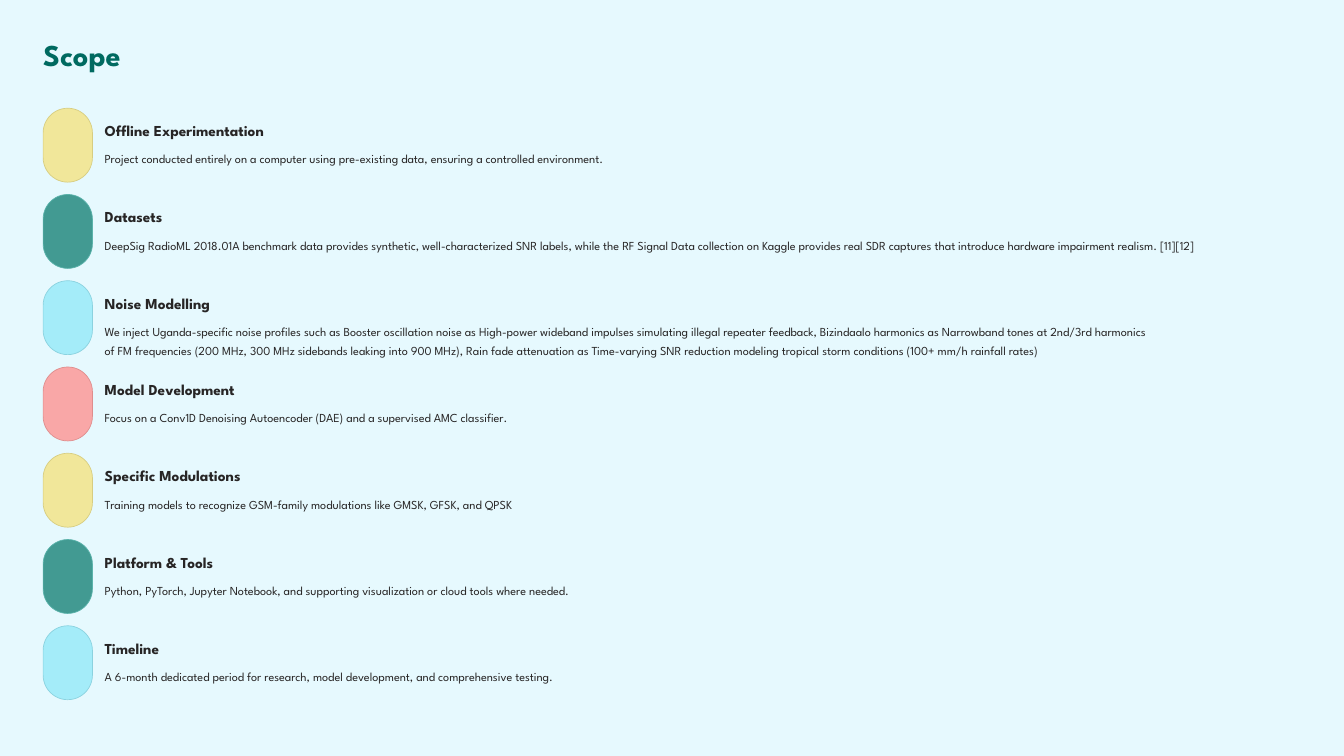
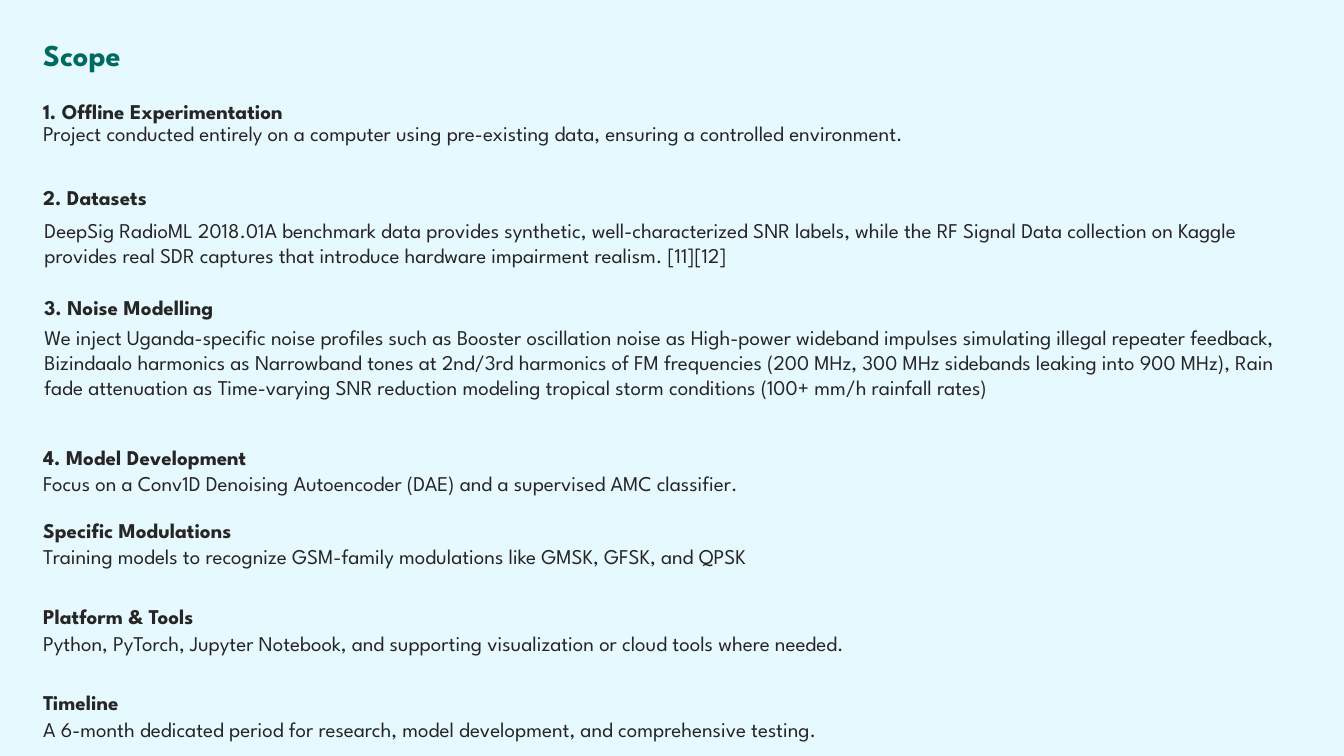
Before and after one commit to sharif-smj/Telecom-engineering-final-year-project, a slide deck: slide 10 of GSM Signal Denoising and Modulation Classification for Rural Uganda.pptx (slide 9 before the commit). Drawn at 1344x756 pixels with LibreOffice and Linux fonts; fonts in the diff are those of the drawing; background and template pictures are left out. Boxes give left, top, right and bottom in pixels: in the first picture for what was removed or moved away, otherwise in the second. Text is boxed around its words. In the diff, an @@ line names an element or a change of style, - is before the commit and + after.

```diff
--- a/GSM Signal Denoising and Modulation Classification for Rural Uganda.pptx
+++ b/GSM Signal Denoising and Modulation Classification for Rural Uganda.pptx
@@ text at <box>43,104,282,124</box>: text changed; size 13 to 18 pt @@
-Offline Experimentation
+1. Offline Experimentation
@@ rounded rectangle removed at <box>43,108,92,182</box> @@
@@ text "Project conducted entirely on a ...": place and size @@
-text "Project conducted entirely on a ..." at <box>105,154,603,166</box>
+text "Project conducted entirely on a ..." at <box>43,121,902,146</box>
@@ text at <box>43,191,147,206</box>: text changed; size 13 to 18 pt @@
-Datasets
+2. Datasets
@@ rounded rectangle removed at <box>43,195,92,269</box> @@
@@ text "DeepSig RadioML 2018.01A benchmark data ...": place and size @@
-text "DeepSig RadioML 2018.01A benchmark data ..." at <box>105,241,1194,253</box>
+text "DeepSig RadioML 2018.01A benchmark data ..." at <box>44,223,1236,268</box>
@@ text "DeepSig RadioML 2018.01A benchmark data ..." at <box>44,223,1236,268</box>: size 10.5 to 18 pt; line spacing 16.5pt to 1 @@
@@ rounded rectangle removed at <box>43,281,92,354</box> @@
@@ text at <box>44,300,213,320</box>: text changed; size 13 to 18 pt @@
-Noise Modelling
+3. Noise Modelling
@@ text at <box>44,330,1273,400</box>: text changed; size 10.5 to 18 pt @@
-We inject Uganda-specific noise profiles such as Booster oscillation noise as High-power wideband impulses simulating illegal repeater feedback, Bizindaalo harmonics as Narrowband tones at 2nd/3rd harmonics
-of FM frequencies (200 MHz, 300 MHz sidebands leaking into 900 MHz), Rain fade attenuation as Time-varying SNR reduction modeling tropical storm conditions (100+ mm/h rainfall rates)
+We inject Uganda-specific noise profiles such as Booster oscillation noise as High-power wideband impulses simulating illegal repeater feedback, Bizindaalo harmonics as Narrowband tones at 2nd/3rd harmonics of FM frequencies (200 MHz, 300 MHz sidebands leaking into 900 MHz), Rain fade attenuation as Time-varying SNR reduction modeling tropical storm conditions (100+ mm/h rainfall rates)
@@ rounded rectangle removed at <box>43,367,92,441</box> @@
@@ size 10.5 to 18 pt in 5 elements at <box>43,121,902,146</box>, <box>43,636,844,656</box>, <box>43,549,746,569</box>, <box>43,722,816,742</box>, <box>43,476,738,496</box> @@
@@ text "Focus on a Conv1D Denoising ...": place and size @@
-text "Focus on a Conv1D Denoising ..." at <box>105,413,508,425</box>
+text "Focus on a Conv1D Denoising ..." at <box>43,476,738,496</box>
@@ text at <box>43,450,246,470</box>: text changed; size 13 to 18 pt @@
-Model Development
+4. Model Development
@@ rounded rectangle removed at <box>43,454,92,528</box> @@
@@ rounded rectangle removed at <box>43,539,92,613</box> @@
@@ size 13 to 18 pt in 3 elements at <box>43,695,118,711</box>, <box>43,523,232,543</box>, <box>43,609,194,625</box> @@
@@ rounded rectangle removed at <box>43,626,92,700</box> @@
@@ text "Python, PyTorch, Jupyter Notebook, and ...": place and size @@
-text "Python, PyTorch, Jupyter Notebook, and ..." at <box>105,586,569,598</box>
+text "Python, PyTorch, Jupyter Notebook, and ..." at <box>43,636,844,656</box>
@@ 5 texts: place and size @@
-5 texts at <box>105,470,553,684</box>
+5 texts at <box>43,523,816,742</box>
```
Also in this commit, not shown: 14 other slides changed, 1 slide added, 2 other files.
